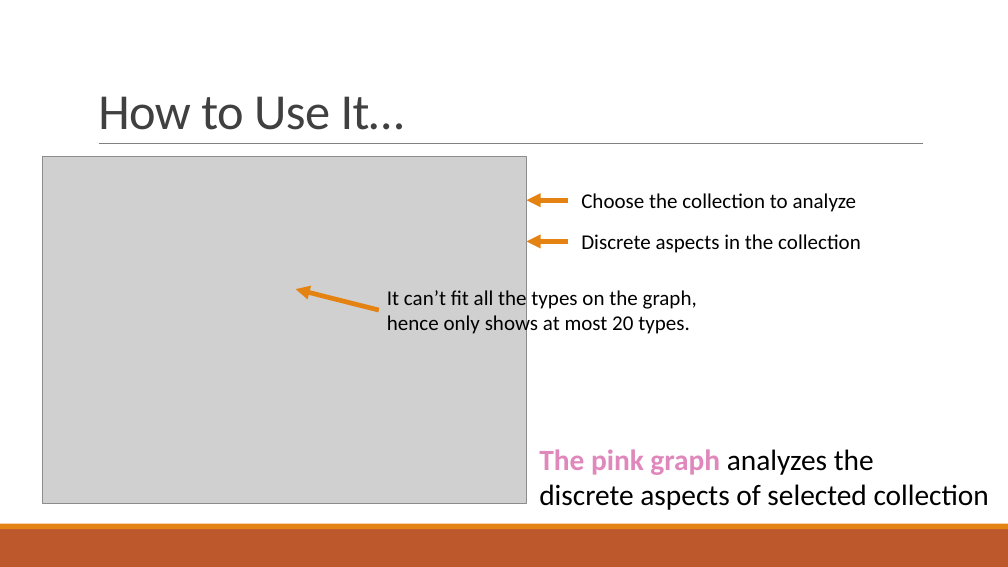
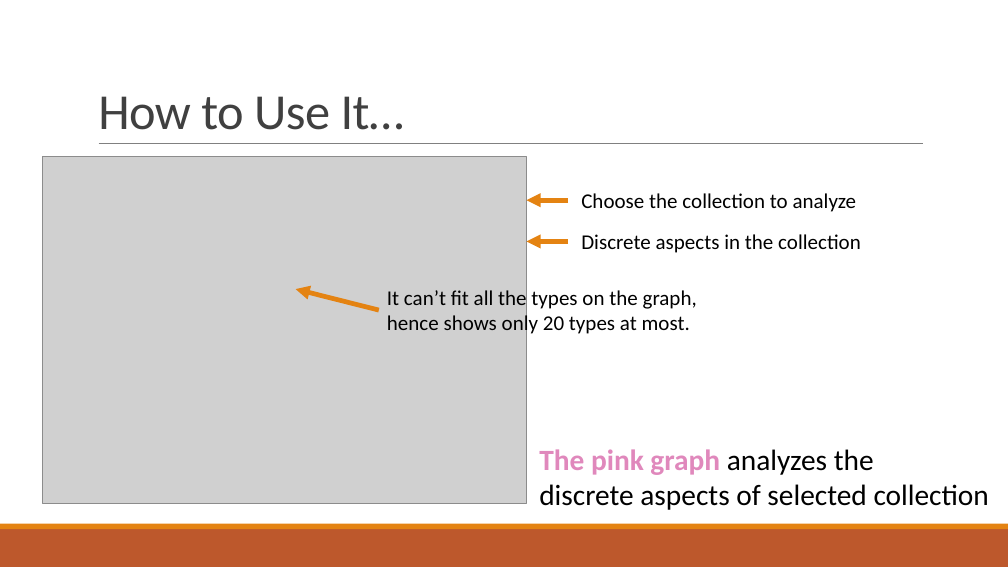
Before and after one commit to scott306lr/SpotiTracks_Visualization, a slide deck: slide 4 of Spotify Tracks Dataset.pptx. Drawn at 1008x567 pixels with LibreOffice and Linux fonts; fonts in the diff are those of the drawing; grey boxes stand for pictures. Boxes give left, top, right and bottom in pixels: in the first picture for what was removed or moved away, otherwise in the second. Text is boxed around its words. In the diff, an @@ line names an element or a change of style, - is before the commit and + after.

```diff
--- a/Spotify Tracks Dataset.pptx
+++ b/Spotify Tracks Dataset.pptx
@@ text at <box>387,313,690,337</box>: text changed @@
-hence only shows at most 20 types.
+hence shows only 20 types at most.
```
Also in this commit, not shown: 3 other slides changed, 2 other files.
